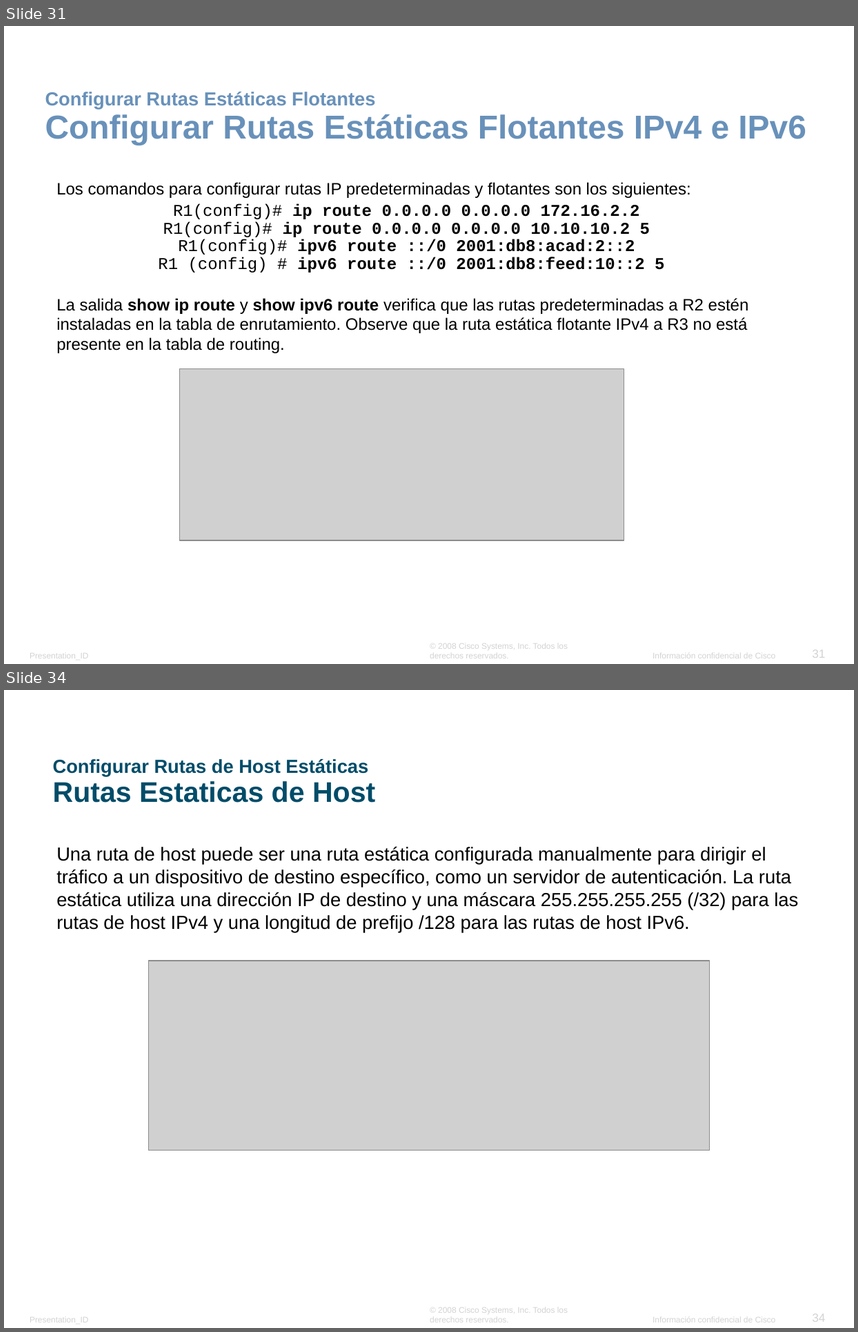
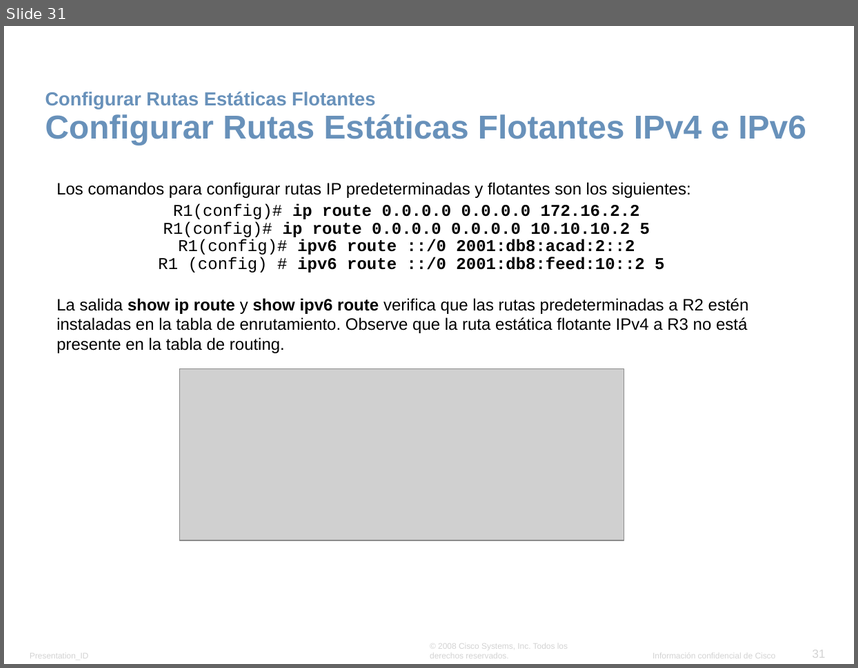
Before and after one commit to lizetheP/Seguridad, a slide deck: Calendario/Presentaciones/6_Ruteo_estatico.pptx. Shown one above the other, each under a label of ours: slides 31 and 34 before the commit, slide 31 after it; the slides between them are not shown. The pictures are 858x1332 and 858x668 pixels, drawn with LibreOffice and Linux fonts; fonts in the diff are those of the drawing; grey boxes stand for pictures; background and template pictures are left out. Boxes give left, top, right and bottom in pixels: in the first picture for what was removed or moved away, otherwise in the second. Text is boxed around its words. In the diff, an @@ line names an element or a change of style, - is before the commit and + after.

```diff
--- a/Calendario/Presentaciones/6_Ruteo_estatico.pptx
+++ b/Calendario/Presentaciones/6_Ruteo_estatico.pptx
@@ slide 34 removed at (4,690,854,1328), background #FFFFFF; not listed: 4 template elements that a slide beside it also shows @@
@@ title removed at (53,759,375,802) @@
-Configurar Rutas de Host Estáticas
-Rutas Estaticas de Host
@@ text removed at (56,847,798,932) @@
-Una ruta de host puede ser una ruta estática configurada manualmente para dirigir el tráfico a un dispositivo de destino específico, como un servidor de autenticación. La ruta estática utiliza una dirección IP de destino y una máscara 255.255.255.255 (/32) para las rutas de host IPv4 y una longitud de prefijo /128 para las rutas de host IPv6.
@@ picture removed at (148,960,710,1150) @@
```
Also in this commit, not shown: 4 other slides removed, 12 other files.
